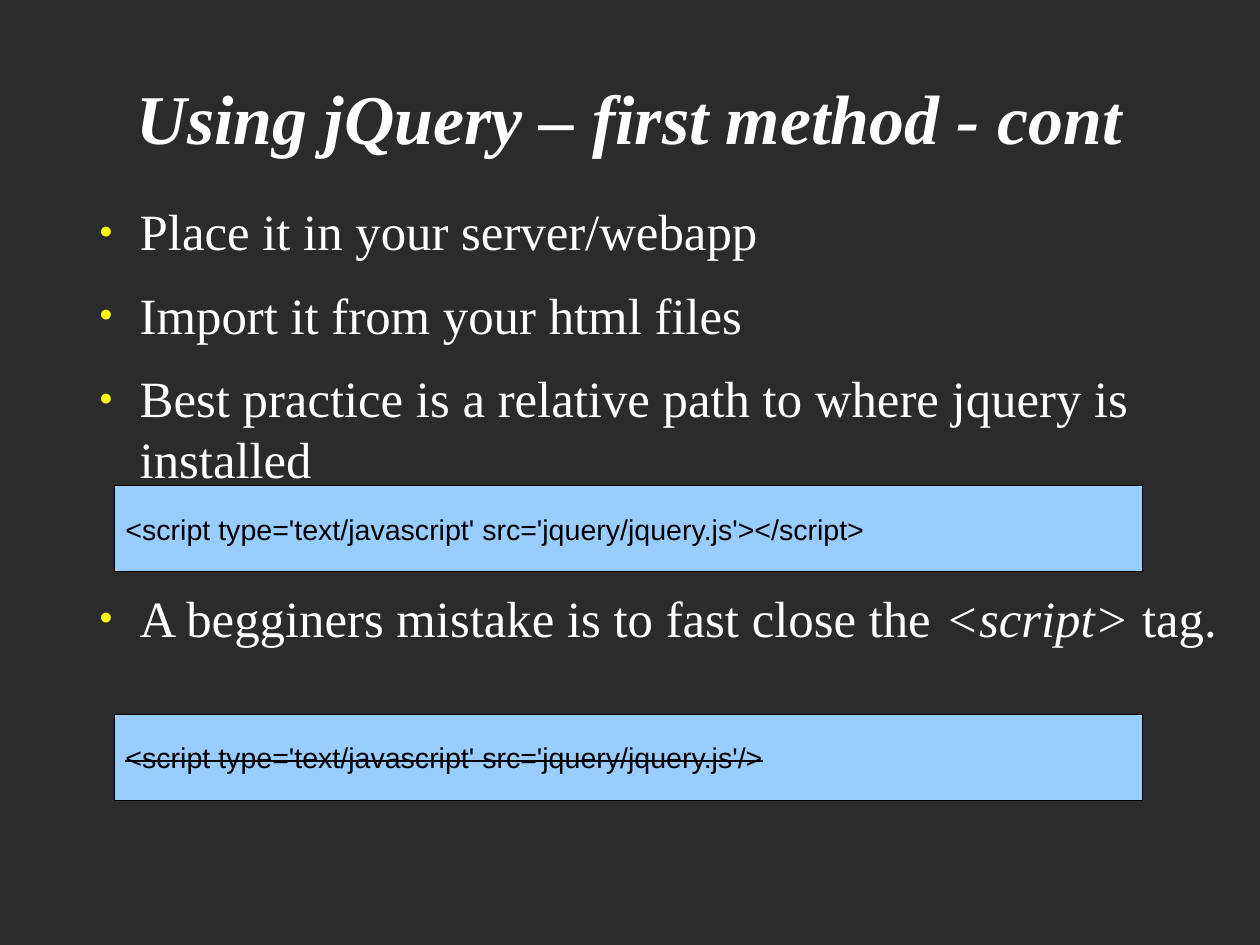
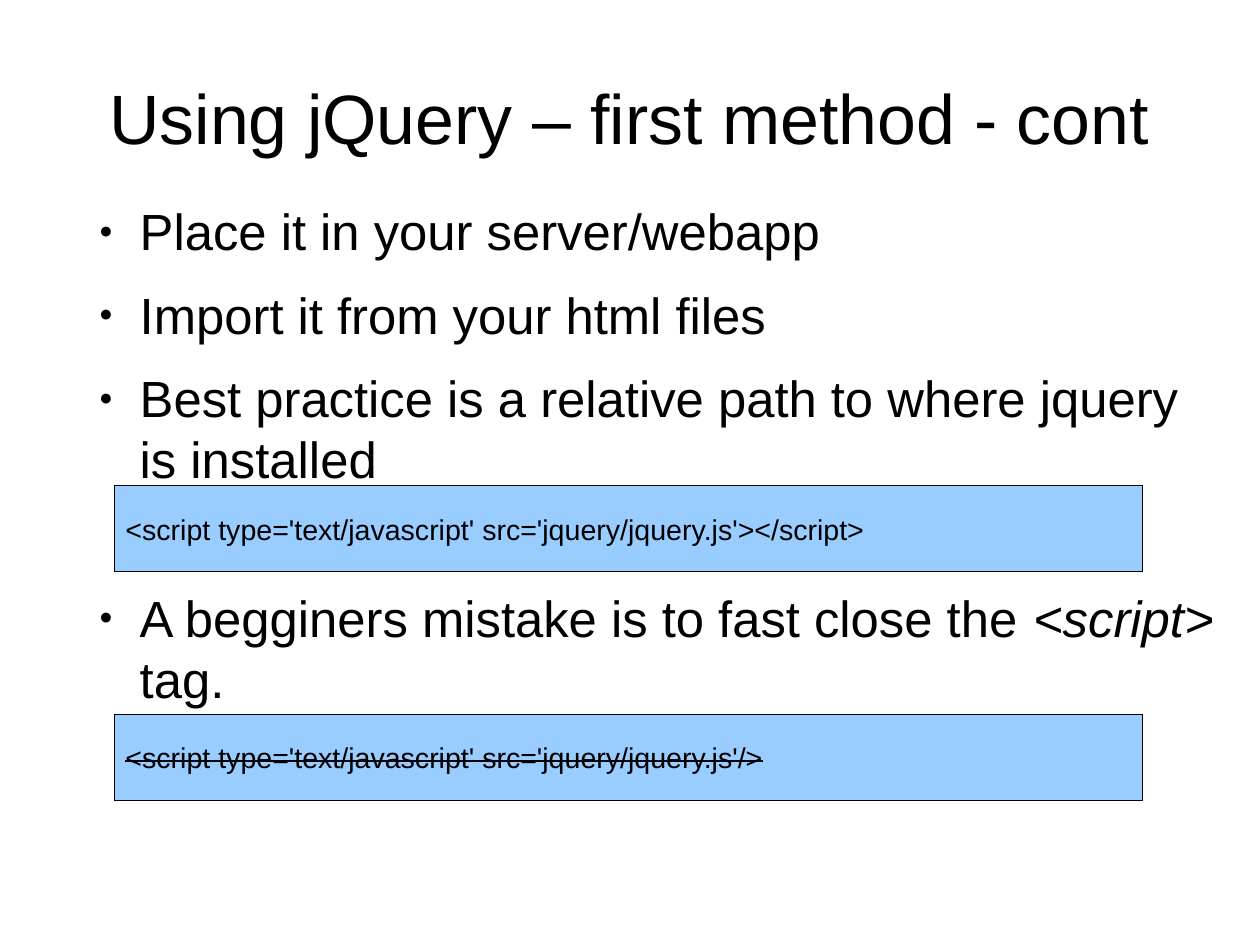
Before and after one commit to veltzer/demos, a slide deck: slide 11 of javascript/jquery/jquery.odp (slide 12 before the commit). Drawn at 1260x945 pixels with LibreOffice and Linux fonts; fonts in the diff are those of the drawing; background and template pictures are left out; a plain dark background stands for a picture behind light text. Boxes give left, top, right and bottom in pixels: in the first picture for what was removed or moved away, otherwise in the second. Text is boxed around its words. In the diff, an @@ line names an element or a change of style, - is before the commit and + after.

```diff
--- a/javascript/jquery/jquery.odp
+++ b/javascript/jquery/jquery.odp
@@ background picture (left out) to #FFFFFF @@
@@ title "Using jQuery – first method ..." moved from (x1=137, y1=95, x2=1121, y2=157) to (x1=109, y1=93, x2=1149, y2=157) @@
@@ title "Using jQuery – first method ..." at (x1=109, y1=93, x2=1149, y2=157): font Times New Roman to Arial, text colour #FFFFFF to #000000, bold off, italic off @@
@@ text "Place it in your server/webapp" at (x1=140, y1=213, x2=1178, y2=489): font Times New Roman to Arial, text colour #FFFFFF to #000000; bullet colour #FFFF00 to #000000 @@
@@ text "A begginers mistake is to ..." at (x1=140, y1=600, x2=1214, y2=708): font Times New Roman to Arial, text colour #FFFFFF to #000000; bullet colour #FFFF00 to #000000 @@
```
Also in this commit, not shown: 32 other slides changed.
